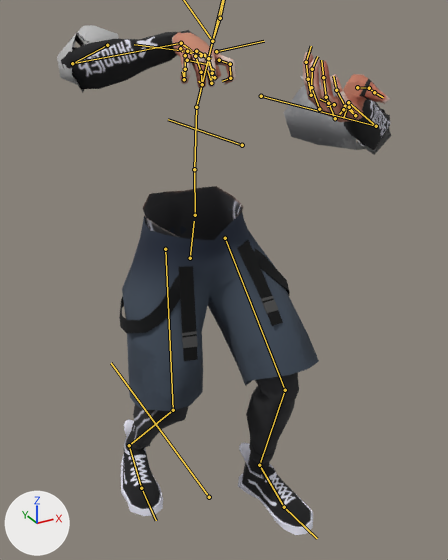
The FBX model Assets/6v6Shooter/Animations/[03] GunSpecific Animations/[Sniper] DSR FPS animations/DSR - 50 Cogh Animations.fbx as it was, and as the next commit left it.
The view is the same before and after, from a 50 mm camera at (-0.743, -1.454, 1.518) aimed at (0.002, -0.098, 0.84). Lighting does not change. The marker at lower left points along +X, +Y and +Z. Both versions are drawn at frame 21 of the action 'AN_FPS_DSR-50_CoghADS'; the numbers are the values there. The bones that bend it are drawn over the model as lines.

In view in the first picture: 'SM_MaleBody_FPS', 'SM_Outfit1_Male_FPS'.
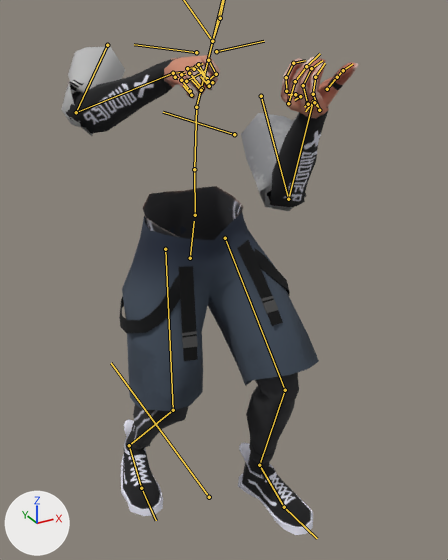
The change in detail:
Bone 'DEF-upper_arm.L' (bone_def_upper_arm_l) turns from (93, 5, 43) to (102, 57, 10) degrees about its own x, y and z.
Bone 'DEF-forearm.L' (bone_def_forearm_l) turns from (84, -24, 3) to (101, -35, 5) degrees about its own x, y and z.
Bone 'DEF-hand.L' (bone_def_hand_l) turns from (-42, -68, 7) to (-80, -35, -2) degrees about its own x, y and z.
Bone 'DEF-hand.L' (bone_def_hand_l) is rescaled from (0.98, 1.02, 1.01) to (0.98, 0.98, 1.05).
Bone 'DEF-f_index.01.L' (bone_def_f_index_01_l) turns from (63, 1, -2) to (76, 2, -3) degrees about its own x, y and z.
Bone 'DEF-f_index.02.L' (bone_def_f_index_02_l) turns from (28, -17, 5) to (10, -54, 22) degrees about its own x, y and z.
Bone 'DEF-thumb.01.L' (bone_def_thumb_01_l) turns from (20, 5, -29) to (-8, 0, -2) degrees about its own x, y and z.
Bone 'DEF-thumb.02.L' (bone_def_thumb_02_l) turns from (-5, -8, 7) to (-3, 22, -4) degrees about its own x, y and z.
Bone 'ORG-palm.02.L' (bone_org_palm_02_l) turns from (-3, 4, 15) to (-1, 2, 7) degrees about its own x, y and z.
Bone 'DEF-f_middle.01.L' (bone_def_f_middle_01_l) moves from (0.0, 0.0, 0.0) to (-0.011, -0.012, 0.009).
Bone 'DEF-f_middle.01.L' (bone_def_f_middle_01_l) turns from (78, -11, 13) to (57, -5, 9) degrees about its own x, y and z.
Bone 'DEF-f_middle.02.L' (bone_def_f_middle_02_l) turns from (4, -23, 6) to (29, -40, 14) degrees about its own x, y and z.
Bone 'DEF-f_middle.03.L' (bone_def_f_middle_03_l) turns from (7, 0, 0) to (38, 0, 0) degrees about its own x, y and z.
Bone 'ORG-palm.03.L' (bone_org_palm_03_l) turns from (-12, 10, 29) to (-5, 4, 14) degrees about its own x, y and z.
Bone 'DEF-f_ring.01.L' (bone_def_f_ring_01_l) turns from (55, -8, 15) to (72, -20, 28) degrees about its own x, y and z.
Bone 'DEF-f_ring.02.L' (bone_def_f_ring_02_l) turns from (27, -11, 3) to (-6, -57, 25) degrees about its own x, y and z.
Bone 'ORG-palm.04.L' (bone_org_palm_04_l) turns from (-27, 18, 40) to (-12, 7, 20) degrees about its own x, y and z.
Bone 'DEF-f_pinky.01.L' (bone_def_f_pinky_01_l) moves from (0.0, 0.0, 0.0) to (-0.001, -0.01, 0.014).
Bone 'DEF-f_pinky.01.L' (bone_def_f_pinky_01_l) turns from (42, -5, 12) to (37, -6, 17) degrees about its own x, y and z.
Bone 'DEF-f_pinky.02.L' (bone_def_f_pinky_02_l) turns from (8, -17, -1) to (41, -14, -1) degrees about its own x, y and z.
Bone 'DEF-f_pinky.03.L' (bone_def_f_pinky_03_l) turns from (8, 0, 0) to (42, 0, 0) degrees about its own x, y and z.
Bone 'DEF-upper_arm.R' (bone_def_upper_arm_r) turns from (89, -1, 1) to (69, -12, 17) degrees about its own x, y and z.
Bone 'DEF-forearm.R' (bone_def_forearm_r) turns from (95, -29, 3) to (107, -40, 5) degrees about its own x, y and z.
Bone 'DEF-hand.R' (bone_def_hand_r) turns from (-71, -11, 65) to (-91, -30, 43) degrees about its own x, y and z.
Bone 'DEF-hand.R' (bone_def_hand_r) is rescaled from (1.04, 0.98, 0.98) to (1.01, 0.99, 1.01).
Bone 'DEF-f_index.01.R' (bone_def_f_index_01_r) turns from (0, 0, 0) to (72, -18, 25) degrees about its own x, y and z.
Bone 'DEF-f_index.02.R' (bone_def_f_index_02_r) turns from (64, 0, 0) to (69, -32, 9) degrees about its own x, y and z.
Bone 'DEF-thumb.01.R' (bone_def_thumb_01_r) moves from (-0.002, 0.002, 0.006) to (0.0, 0.0, 0.0).
Bone 'DEF-thumb.01.R' (bone_def_thumb_01_r) turns from (18, 4, -25) to (20, 9, -47) degrees about its own x, y and z.
Bone 'DEF-thumb.02.R' (bone_def_thumb_02_r) turns from (21, 0, -1) to (20, -21, 6) degrees about its own x, y and z.
Bone 'DEF-f_middle.01.R' (bone_def_f_middle_01_r) moves from (0.0, -0.001, 0.001) to (0.001, -0.001, -0.004).
Bone 'DEF-f_middle.01.R' (bone_def_f_middle_01_r) turns from (22, -3, 14) to (64, -16, 26) degrees about its own x, y and z.
Bone 'DEF-f_middle.02.R' (bone_def_f_middle_02_r) turns from (80, 7, -2) to (61, -2, 1) degrees about its own x, y and z.
Bone 'DEF-f_ring.01.R' (bone_def_f_ring_01_r) turns from (25, 0, 1) to (67, -13, 20) degrees about its own x, y and z.
Bone 'DEF-f_ring.03.R' (bone_def_f_ring_03_r) turns from (60, 0, 0) to (65, 0, 0) degrees about its own x, y and z.
Bone 'DEF-f_pinky.01.R' (bone_def_f_pinky_01_r) turns from (21, -1, 7) to (38, -9, 26) degrees about its own x, y and z.

Where the change shows, as pixel boxes (x1, y1, x2, y2) in the pictures (448 x 560 px):
'SM_MaleBody_FPS', posed (11% narrower)
    before: (61, 30, 390, 535)
    after: (66, 55, 359, 535)
'SM_Outfit1_Male_FPS', posed (23% narrower)
    before: (57, 25, 391, 411)
    after: (61, 47, 319, 411)
bone 'DEF-upper_arm.L', root to tip
    before: (261, 96) to (376, 126)
    after: (261, 96) to (288, 199)
bone 'DEF-forearm.L', root to tip
    before: (376, 126) to (348, 102)
    after: (288, 199) to (313, 101)
bone 'DEF-hand.L', root to tip
    before: (348, 102) to (343, 118)
    after: (313, 101) to (305, 111)
bone 'DEF-f_index.01.L', root to tip
    before: (355, 115) to (345, 106)
    after: (319, 110) to (313, 94)
bone 'DEF-f_index.02.L', root to tip
    before: (345, 106) to (336, 90)
    after: (313, 94) to (315, 77)
bone 'DEF-thumb.01.L', root to tip
    before: (357, 87) to (369, 88)
    after: (327, 89) to (337, 77)
bone 'DEF-thumb.02.L', root to tip
    before: (369, 88) to (374, 92)
    after: (337, 77) to (343, 70)
bone 'ORG-palm.02.L', root to tip
    before: (343, 109) to (339, 114)
    after: (308, 104) to (304, 107)
bone 'DEF-f_middle.01.L', root to tip
    before: (335, 118) to (326, 97)
    after: (307, 103) to (303, 85)
bone 'DEF-f_middle.02.L', root to tip
    before: (326, 97) to (323, 77)
    after: (303, 85) to (311, 68)
bone 'DEF-f_middle.03.L', root to tip
    before: (323, 77) to (321, 60)
    after: (311, 68) to (322, 60)
bone 'ORG-palm.03.L', root to tip
    before: (334, 104) to (327, 106)
    after: (300, 96) to (294, 100)
bone 'DEF-f_ring.01.L', root to tip
    before: (319, 109) to (311, 87)
    after: (288, 103) to (295, 81)
bone 'DEF-f_ring.02.L', root to tip
    before: (311, 87) to (312, 69)
    after: (295, 81) to (306, 66)
bone 'ORG-palm.04.L', root to tip
    before: (328, 103) to (320, 99)
    after: (295, 94) to (288, 94)
bone 'DEF-f_pinky.01.L', root to tip
    before: (311, 95) to (308, 79)
    after: (286, 91) to (286, 77)
bone 'DEF-f_pinky.02.L', root to tip
    before: (308, 79) to (306, 62)
    after: (286, 77) to (293, 63)
bone 'DEF-f_pinky.03.L', root to tip
    before: (306, 62) to (311, 46)
    after: (293, 63) to (305, 60)
bone 'DEF-upper_arm.R', root to tip
    before: (107, 45) to (72, 63)
    after: (107, 45) to (76, 112)
bone 'DEF-forearm.R', root to tip
    before: (72, 63) to (181, 43)
    after: (76, 112) to (173, 73)
bone 'DEF-hand.R', root to tip
    before: (181, 43) to (191, 50)
    after: (173, 73) to (184, 72)
bone 'DEF-f_index.01.R', root to tip
    before: (219, 60) to (230, 64)
    after: (208, 60) to (216, 74)
bone 'DEF-f_index.02.R', root to tip
    before: (230, 64) to (230, 78)
    after: (216, 74) to (207, 80)
bone 'DEF-thumb.01.R', root to tip
    before: (204, 55) to (212, 70)
    after: (195, 67) to (207, 78)
bone 'DEF-thumb.02.R', root to tip
    before: (212, 70) to (214, 77)
    after: (207, 78) to (212, 82)
bone 'DEF-f_middle.01.R', root to tip
    before: (208, 58) to (212, 73)
    after: (198, 64) to (208, 81)
bone 'DEF-f_middle.02.R', root to tip
    before: (212, 73) to (211, 83)
    after: (208, 81) to (209, 86)
bone 'DEF-f_ring.01.R', root to tip
    before: (195, 56) to (201, 72)
    after: (189, 73) to (202, 88)
bone 'DEF-f_ring.03.R', root to tip
    before: (202, 84) to (198, 81)
    after: (201, 90) to (191, 80)
bone 'DEF-f_pinky.01.R', root to tip
    before: (185, 55) to (185, 69)
    after: (181, 80) to (190, 91)
